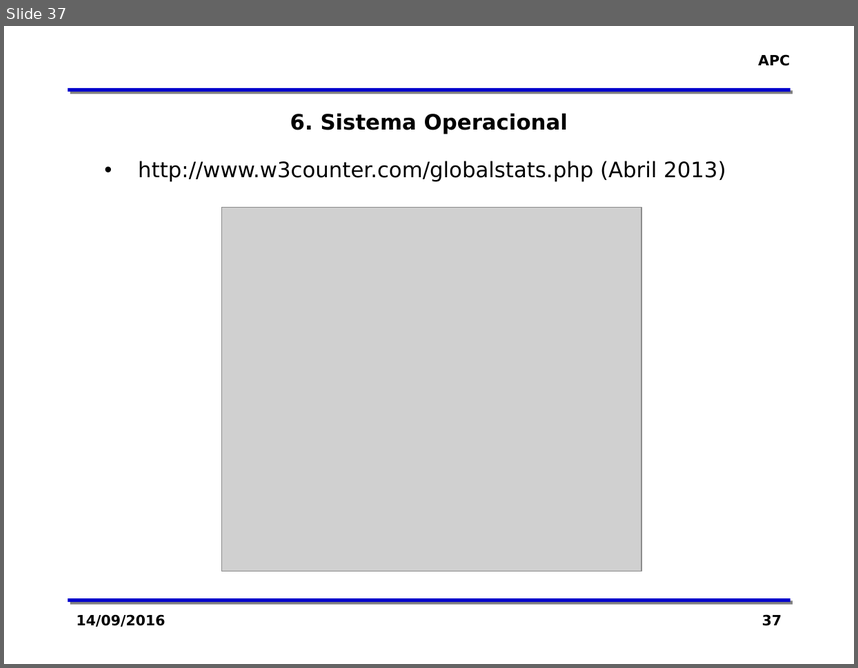
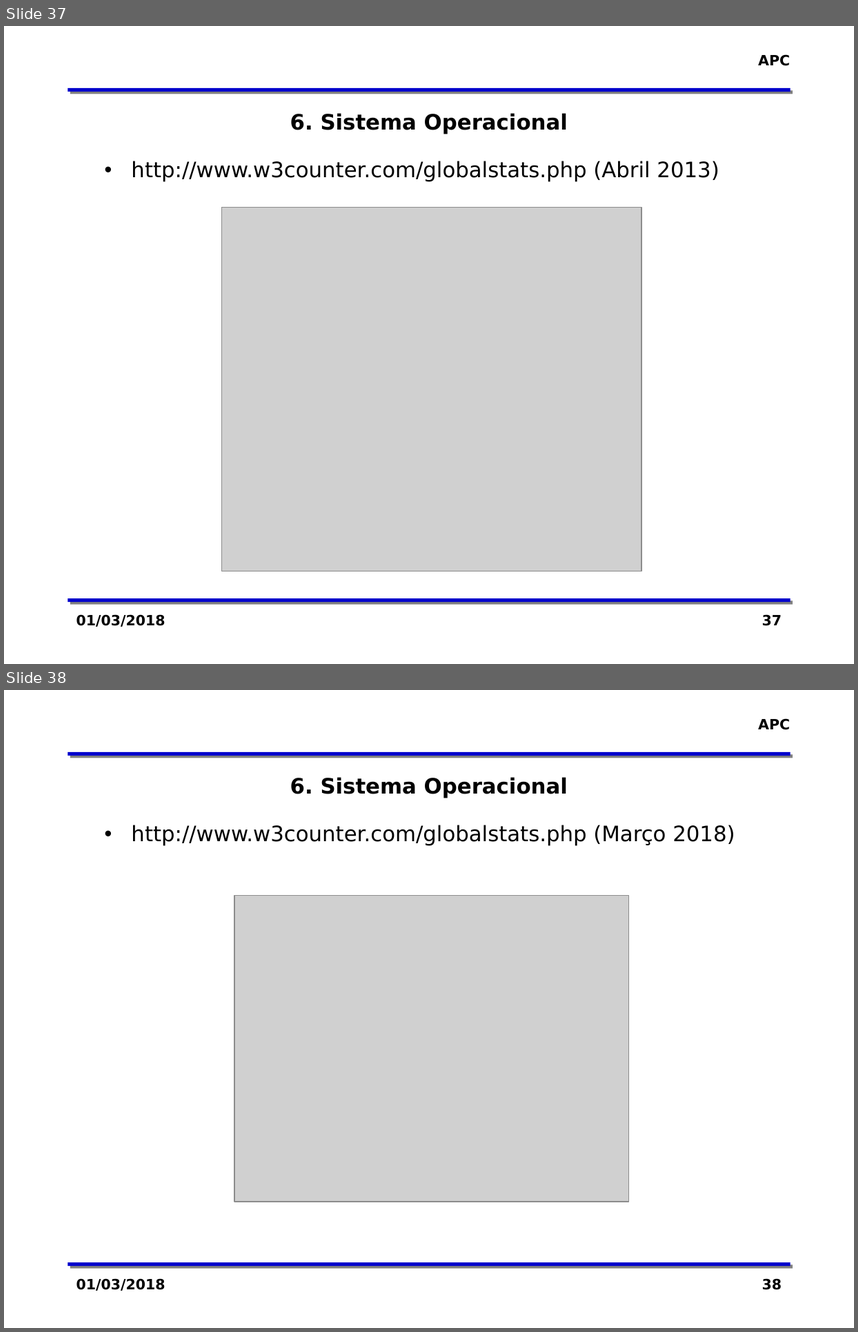
Before and after one commit to zaghetto/Algoritmos, a slide deck: MÓDULOS DE AULA/Módulo 02 - Organização Básica de um Computador.pptx. Shown one above the other, each under a label of ours: slide 37 before the commit, slides 37 and 38 after it. The pictures are 858x668 and 858x1332 pixels, drawn with LibreOffice and Linux fonts; fonts in the diff are those of the drawing; grey boxes stand for pictures; background and template pictures are left out. Boxes give left, top, right and bottom in pixels: in the first picture for what was removed or moved away, otherwise in the second. Text is boxed around its words. In the diff, an @@ line names an element or a change of style, - is before the commit and + after.

```diff
--- a/MÓDULOS DE AULA/Módulo 02 - Organização Básica de um Computador.pptx
+++ b/MÓDULOS DE AULA/Módulo 02 - Organização Básica de um Computador.pptx
@@ slide 38 added at bbox=[4, 690, 854, 1328], background #FFFFFF; not listed: 3 template elements that a slide beside it also shows @@
@@ text added at bbox=[290, 777, 568, 798], 18 pt, text #000000, bold @@
+6. Sistema Operacional
@@ text added at bbox=[131, 825, 735, 846], 18 pt, text #000000 @@
+• http://www.w3counter.com/globalstats.php (Março 2018)
@@ picture added at bbox=[234, 895, 629, 1201] @@
@@ text added at bbox=[76, 1278, 165, 1290], 12 pt, text #000000, bold @@
+01/03/2018
@@ page number added at bbox=[762, 1278, 782, 1290], 12 pt, text #000000, bold @@
+38
@@ slide 37 changed as well @@
@@ text "http://www.w3counter.com/globalstats.php (Abril 2013)": place and size @@
-text "http://www.w3counter.com/globalstats.php (Abril 2013)" at bbox=[138, 161, 726, 182]
+text "http://www.w3counter.com/globalstats.php (Abril 2013)" at bbox=[131, 161, 719, 182]
@@ text at bbox=[76, 614, 165, 626]: text changed @@
-14/09/2016
+01/03/2018
```
Also in this commit, not shown: 39 other slides changed.
